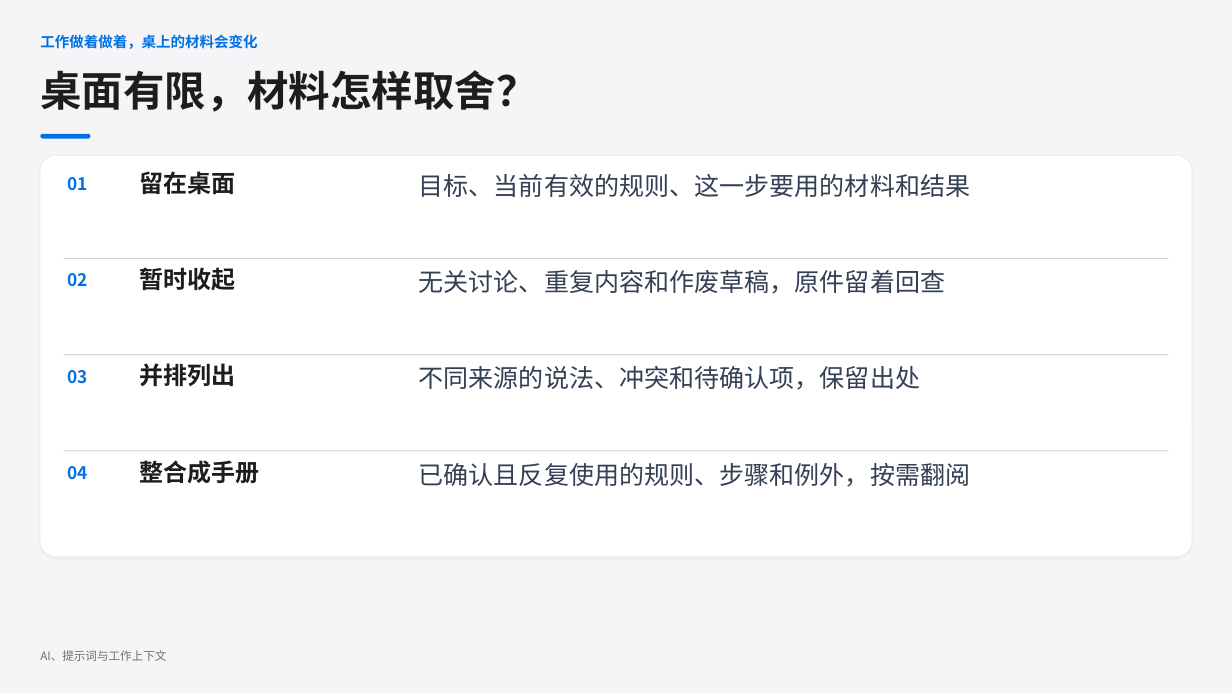
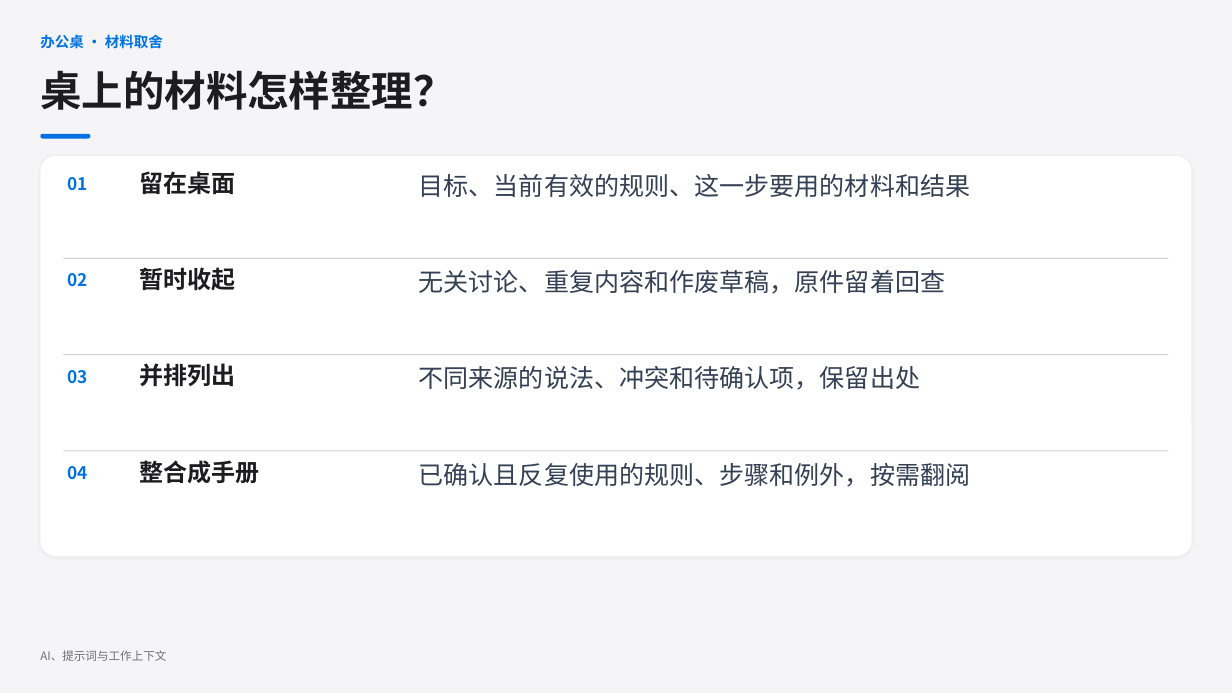
Before and after one commit to jihtsan/https-github.com-jihtsan-cz-night-learn-20261111, a slide deck: slide 6 of learn-02/第二课第一部分 - AI 如何接收和完成任务.pptx (slide 7 before the commit). Drawn at 1232x693 pixels with LibreOffice and Linux fonts; fonts in the diff are those of the drawing. Boxes give left, top, right and bottom in pixels: in the first picture for what was removed or moved away, otherwise in the second. Text is boxed around its words. In the diff, an @@ line names an element or a change of style, - is before the commit and + after.

Commit message:
用同事与办公场景串联第二课第一部分 (#19)

```diff
--- a/learn-02/第二课第一部分 - AI 如何接收和完成任务.pptx
+++ b/learn-02/第二课第一部分 - AI 如何接收和完成任务.pptx
@@ text at <box>40,34,163,49</box>: text changed @@
-工作做着做着，桌上的材料会变化
+办公桌 · 材料取舍
@@ text at <box>40,70,454,110</box>: text changed @@
-桌面有限，材料怎样取舍？
+桌上的材料怎样整理？
```
Also in this commit, not shown: 7 other slides changed, 1 slide added, 1 slide removed.
